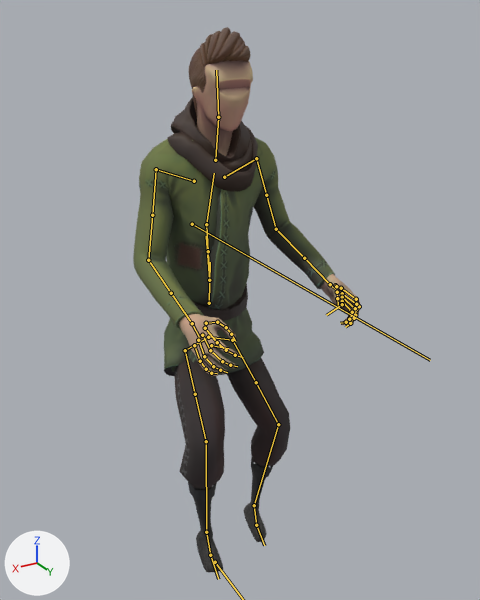
Before and after pictures for a commit that changed the FBX model Victor/Character Animation/ThirdPerson/Exports/anim_PlayCh_Jump.fbx.
Both versions are drawn from a camera (50 mm lens) standing at (0.882, 1.646, 1.846) and looking at (-0.044, 0.103, 1.074). Lighting does not change. The marker at lower left points along +X, +Y and +Z. Both versions are drawn at frame 11 of the action 'Scene'; the numbers are the values there. The bones that bend it are drawn over the model as lines.

In view in the first picture: 'mc_body.001', 'mc_clothing.003', 'mc_clothing.004'.
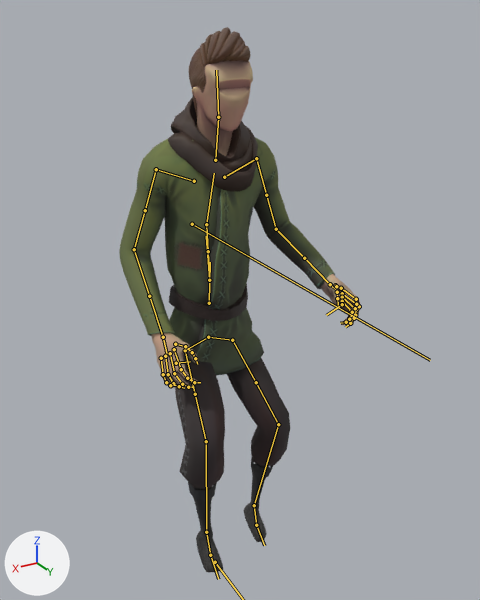
Pixel boxes [x1, y1, x2, y2] of what changed, in the pictures (480 x 600 px):
'mc_clothing.003', posed (7% wider)
    before: [133, 97, 335, 376]
    after: [119, 97, 335, 375]
'mc_body.001', posed (15% wider)
    before: [179, 27, 361, 376]
    after: [151, 27, 361, 389]
bone 'DEF_Bicep.R.001', root to tip
    before: (156, 169) to (152, 215)
    after: (156, 169) to (145, 210)
bone 'DEF_ForeArm.R.001', root to tip
    before: (148, 260) to (171, 293)
    after: (134, 249) to (149, 296)

The change, as a diff of the scene's bpy script:
```diff
--- a/Victor/Character Animation/ThirdPerson/Exports/anim_PlayCh_Jump.fbx.py
+++ b/Victor/Character Animation/ThirdPerson/Exports/anim_PlayCh_Jump.fbx.py
@@ bone_def_bicep_r_001 @@
 bone_def_bicep_r_001 = bpy.data.objects['char_rig'].pose.bones['DEF_Bicep.R.001']  # child of 'DEF_Shoulder.R.001'
-bone_def_bicep_r_001.rotation_quaternion = (0.871, -0.204, 0.105, -0.435)  # degrees (-27, 0, -53)
+bone_def_bicep_r_001.rotation_quaternion = (0.874, -0.052, -0.04, -0.481)  # degrees (-3, -7, -57)
@@ bone_def_forearm_r_001 @@
 bone_def_forearm_r_001 = bpy.data.objects['char_rig'].pose.bones['DEF_ForeArm.R.001']  # child of 'DEF_Bicep.R.002'
-bone_def_forearm_r_001.rotation_quaternion = (0.963, -0.27, 0.0, 0.0)  # degrees (-31, 0, 0)
+bone_def_forearm_r_001.rotation_quaternion = (0.972, -0.235, 0.0, 0.0)  # degrees (-27, 0, 0)
```
